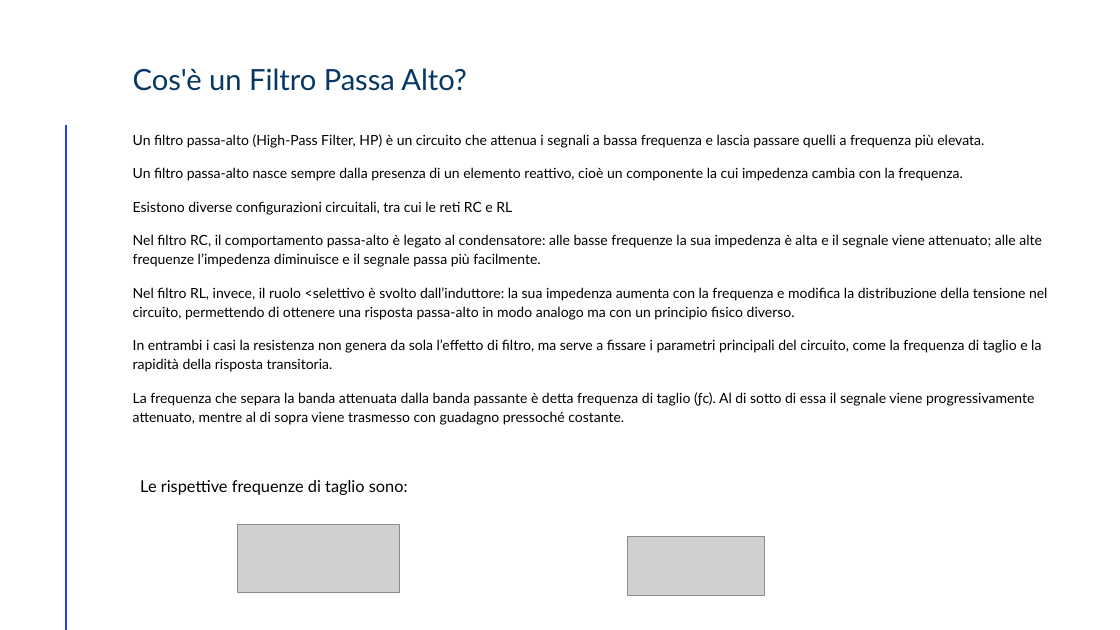
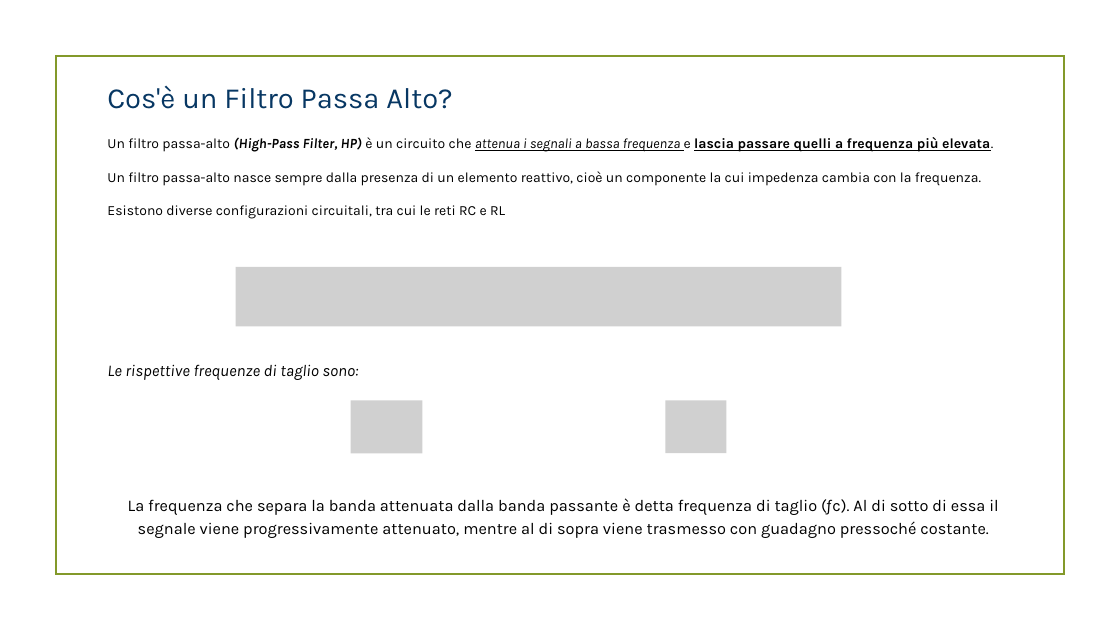
Before and after one commit to RiccardoSC2050/Progetto-sistemi-elettronici, a slide deck: slide 2 of presentazione/demoCompleta.pptx. Drawn at 1120x630 pixels with LibreOffice and Linux fonts; fonts in the diff are those of the drawing; grey boxes stand for pictures; background and template pictures are left out. Boxes give left, top, right and bottom in pixels: in the first picture for what was removed or moved away, otherwise in the second. Text is boxed around its words. In the diff, an @@ line names an element or a change of style, - is before the commit and + after.

Commit message:
completamento presentazione
nuovo design

```diff
--- a/presentazione/demoCompleta.pptx
+++ b/presentazione/demoCompleta.pptx
@@ rectangle added at (x1=55, y1=56, x2=1064, y2=575), outline #83992A 1.25 pt @@
@@ text "Cos'è un Filtro Passa Alto?" moved from (x1=133, y1=68, x2=467, y2=91) to (x1=107, y1=86, x2=452, y2=109) @@
@@ text "Cos'è un Filtro Passa Alto?" at (x1=107, y1=86, x2=452, y2=109): font Lato to Karla @@
@@ line removed from (66, 126) to (66, 630) @@
@@ text "Un filtro passa-alto (High-Pass Filter, ..." moved from (x1=133, y1=134, x2=1047, y2=425) to (x1=107, y1=137, x2=993, y2=219) @@
@@ text "Un filtro passa-alto (High-Pass Filter, ..." at (x1=107, y1=137, x2=993, y2=219): font Lato to Karla; bold on in "(High-Pass Filter, HP) lascia passare quelli a ..."; italic on in "(High-Pass Filter, HP) attenua i segnali a ..."; underline on in "attenua i segnali a bassa frequenza lascia ..."; alignment left to justified @@
@@ text at (x1=133, y1=234, x2=1047, y2=425): paragraphs removed @@
-Nel filtro RC, il comportamento passa-alto è legato al condensatore: alle basse frequenze la sua impedenza è alta e il segnale viene attenuato; alle alte frequenze l’impedenza diminuisce e il segnale passa più facilmente.
-Nel filtro RL, invece, il ruolo <selettivo è svolto dall’induttore: la sua impedenza aumenta con la frequenza e modifica la distribuzione della tensione nel circuito, permettendo di ottenere una risposta passa-alto in modo analogo ma con un principio fisico diverso.
-In entrambi i casi la resistenza non genera da sola l’effetto di filtro, ma serve a fissare i parametri principali del circuito, come la frequenza di taglio e la rapidità della risposta transitoria.
-La frequenza che separa la banda attenuata dalla banda passante è detta frequenza di taglio (ƒc). Al di sotto di essa il segnale viene progressivamente attenuato, mentre al di sopra viene trasmesso con guadagno pressoché costante.
@@ picture added at (x1=235, y1=267, x2=841, y2=327) @@
@@ text "Le rispettive frequenze di taglio ..." moved from (x1=140, y1=480, x2=408, y2=495) to (x1=107, y1=364, x2=358, y2=380) @@
@@ text "Le rispettive frequenze di taglio ..." at (x1=107, y1=364, x2=358, y2=380): font Lato to Karla, italic on; alignment left to justified @@
@@ picture added at (x1=350, y1=401, x2=423, y2=454) @@
@@ picture added at (x1=665, y1=401, x2=727, y2=454) @@
@@ text added at (x1=128, y1=498, x2=998, y2=538), 14 pt, text #000000 @@
+La frequenza che separa la banda attenuata dalla banda passante è detta frequenza di taglio (ƒc). Al di sotto di essa il segnale viene progressivamente attenuato, mentre al di sopra viene trasmesso con guadagno pressoché costante.
@@ picture removed at (x1=237, y1=525, x2=399, y2=592) @@
@@ picture removed at (x1=628, y1=536, x2=765, y2=596) @@
```
Also in this commit, not shown: 57 other slides changed, 13 slides added, 3 slides removed, 13 other files.
